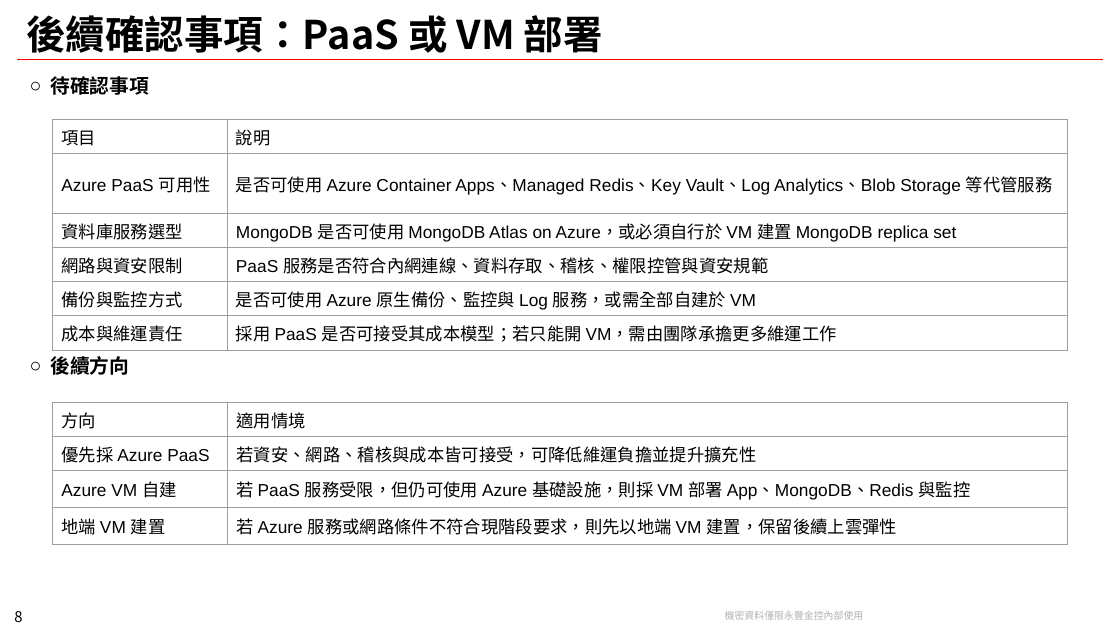
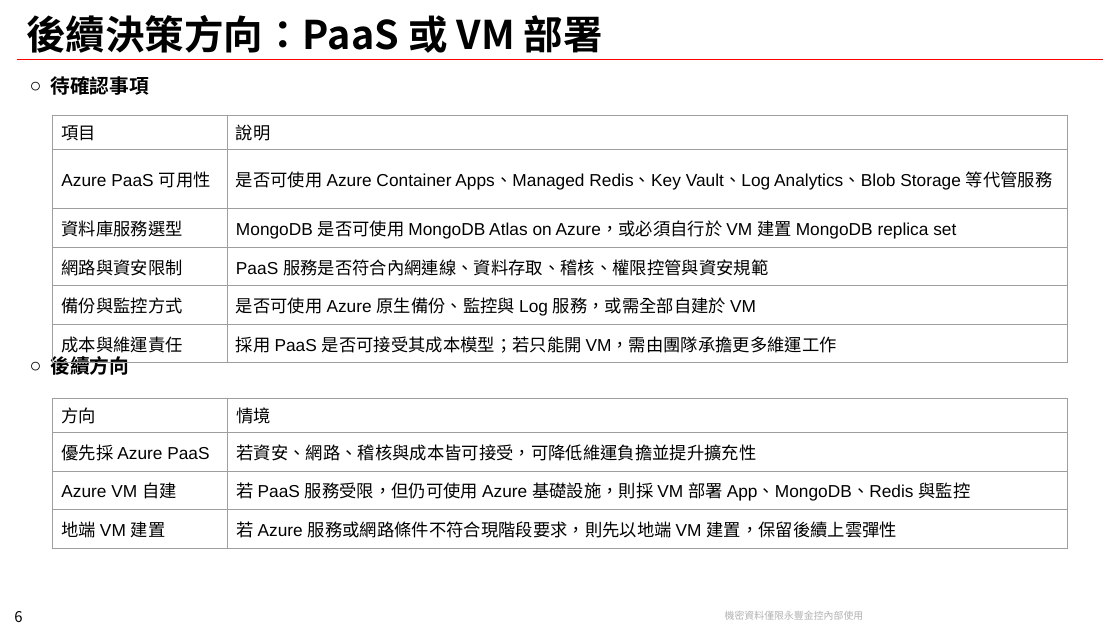
Before and after one commit to chunkai1312/temp, a slide deck: slide 6 of infogather.pptx (slide 8 before the commit). Drawn at 1120x630 pixels with LibreOffice and Linux fonts; fonts in the diff are those of the drawing; background and template pictures are left out. Boxes give left, top, right and bottom in pixels: in the first picture for what was removed or moved away, otherwise in the second. Text is boxed around its words. In the diff, an @@ line names an element or a change of style, - is before the commit and + after.

```diff
--- a/infogather.pptx
+++ b/infogather.pptx
@@ title at [26,15,603,53]: text changed @@
-後續確認事項：PaaS 或 VM 部署
+後續決策方向：PaaS 或 VM 部署
@@ table: place and size @@
-table at [52,120,1067,346]
+table at [52,116,1067,357]
@@ table at [52,398,1068,543] @@
-row 1, column 2: 適用情境
+row 1, column 2: 情境
@@ table: place and size @@
-table at [52,403,1068,539]
+table at [52,398,1068,543]
@@ page number at [14,611,22,622]: text changed @@
-8
+6
```
Also in this commit, not shown: 3 other slides changed, 2 slides removed.
